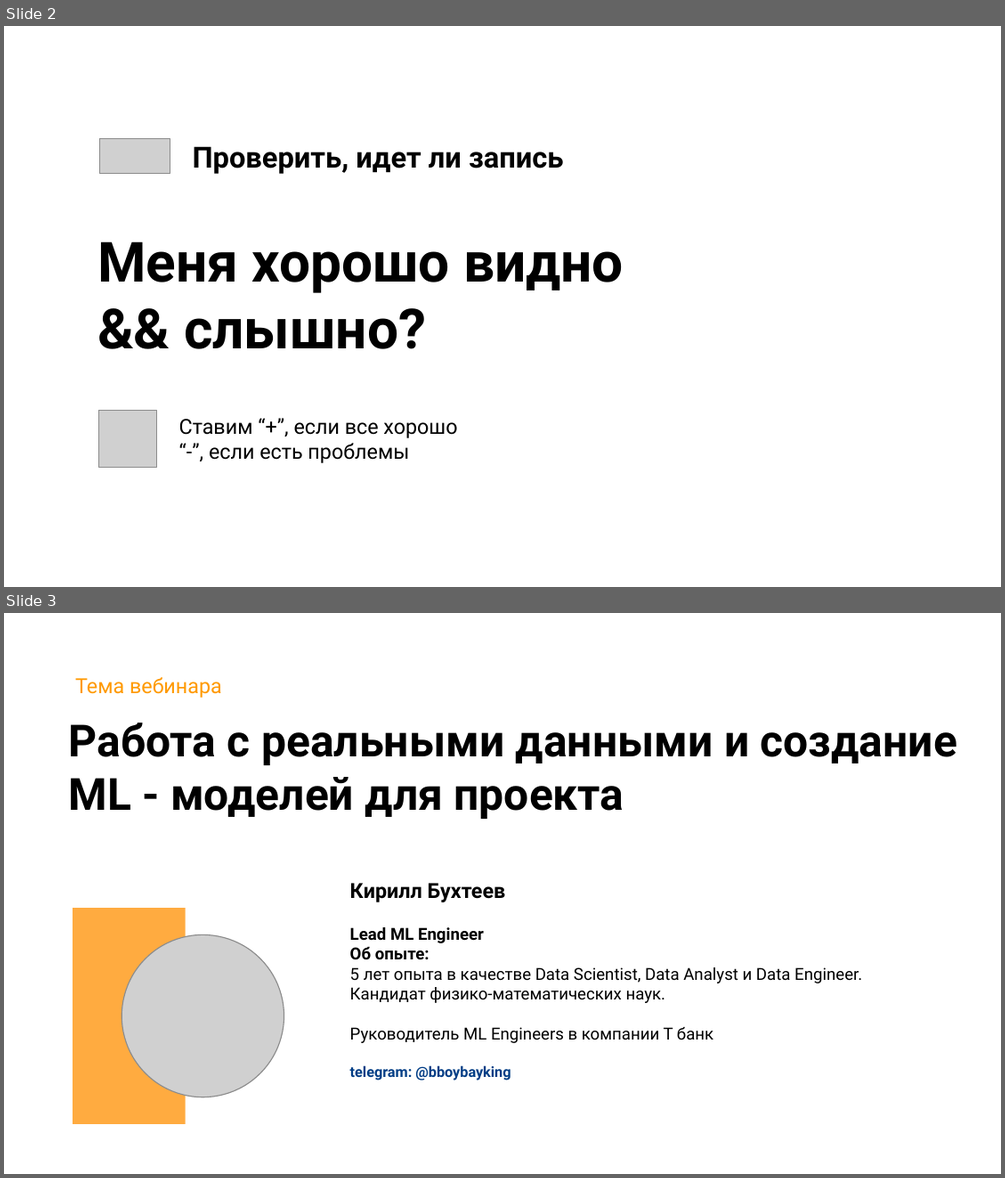
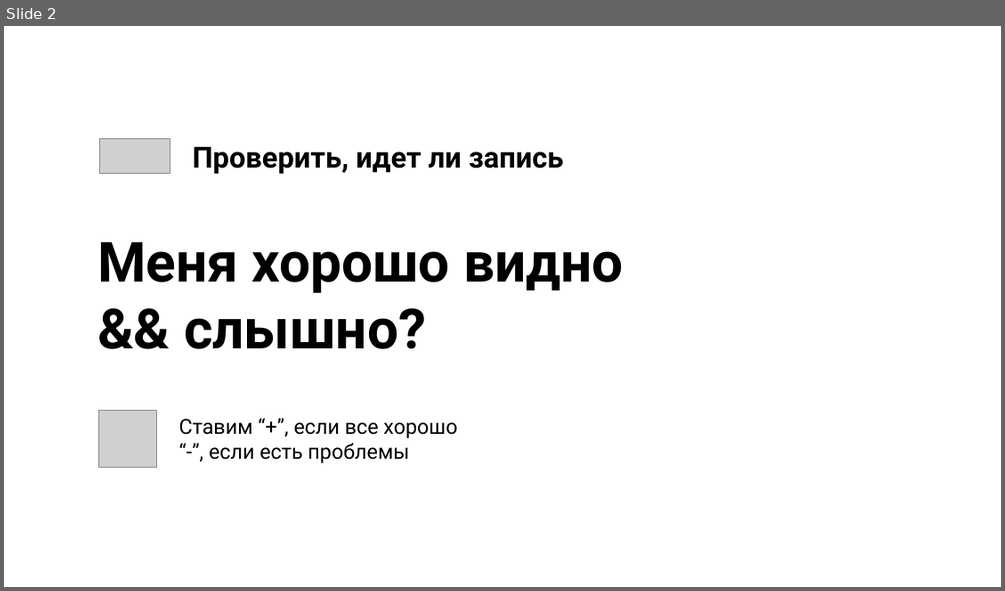
Before and after one commit to stureiko/Otus_lectures, a slide deck: FinML/32 - Real_data/Presentation/Работа с реальными данными и создание ML - моделей для проекта.pptx. Shown one above the other, each under a label of ours: slides 2 and 3 before the commit, slide 2 after it. The pictures are 1005x1178 and 1005x591 pixels, drawn with LibreOffice and Linux fonts; fonts in the diff are those of the drawing; grey boxes stand for pictures; background and template pictures are left out. Boxes give left, top, right and bottom in pixels: in the first picture for what was removed or moved away, otherwise in the second. Text is boxed around its words. In the diff, an @@ line names an element or a change of style, - is before the commit and + after.

```diff
--- a/FinML/32 - Real_data/Presentation/Работа с реальными данными и создание ML - моделей для проекта.pptx
+++ b/FinML/32 - Real_data/Presentation/Работа с реальными данными и создание ML - моделей для проекта.pptx
@@ slide 3 removed at (x1=4, y1=613, x2=1001, y2=1174), background picture (left out) @@
@@ text removed at (x1=75, y1=677, x2=222, y2=698) @@
-Тема вебинара
@@ title removed at (x1=68, y1=722, x2=957, y2=819) @@
-Работа с реальными данными и создание ML - моделей для проекта
@@ subtitle removed at (x1=350, y1=883, x2=506, y2=902) @@
-Кирилл Бухтеев
@@ rectangle removed at (x1=73, y1=908, x2=186, y2=1125) @@
@@ subtitle removed at (x1=350, y1=927, x2=862, y2=1080) @@
-Lead ML Engineer
-Об опыте:
-5 лет опыта в качестве Data Scientist, Data Analyst и Data Engineer.
-Кандидат физико-математических наук.
-Руководитель ML Engineers в компании Т банк
-telegram: @bboybayking
@@ picture removed at (x1=121, y1=935, x2=284, y2=1097) @@
```
Also in this commit, not shown: 7 slides changed, 2 slides added, 6 other slides removed, 5 other files.
